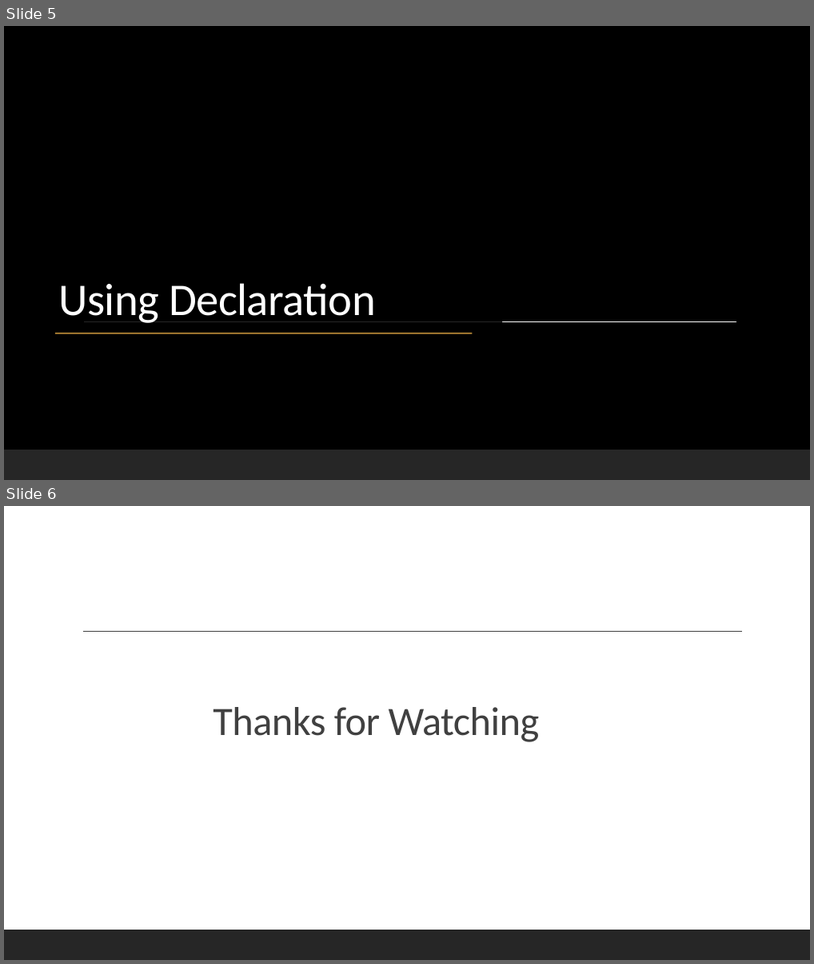
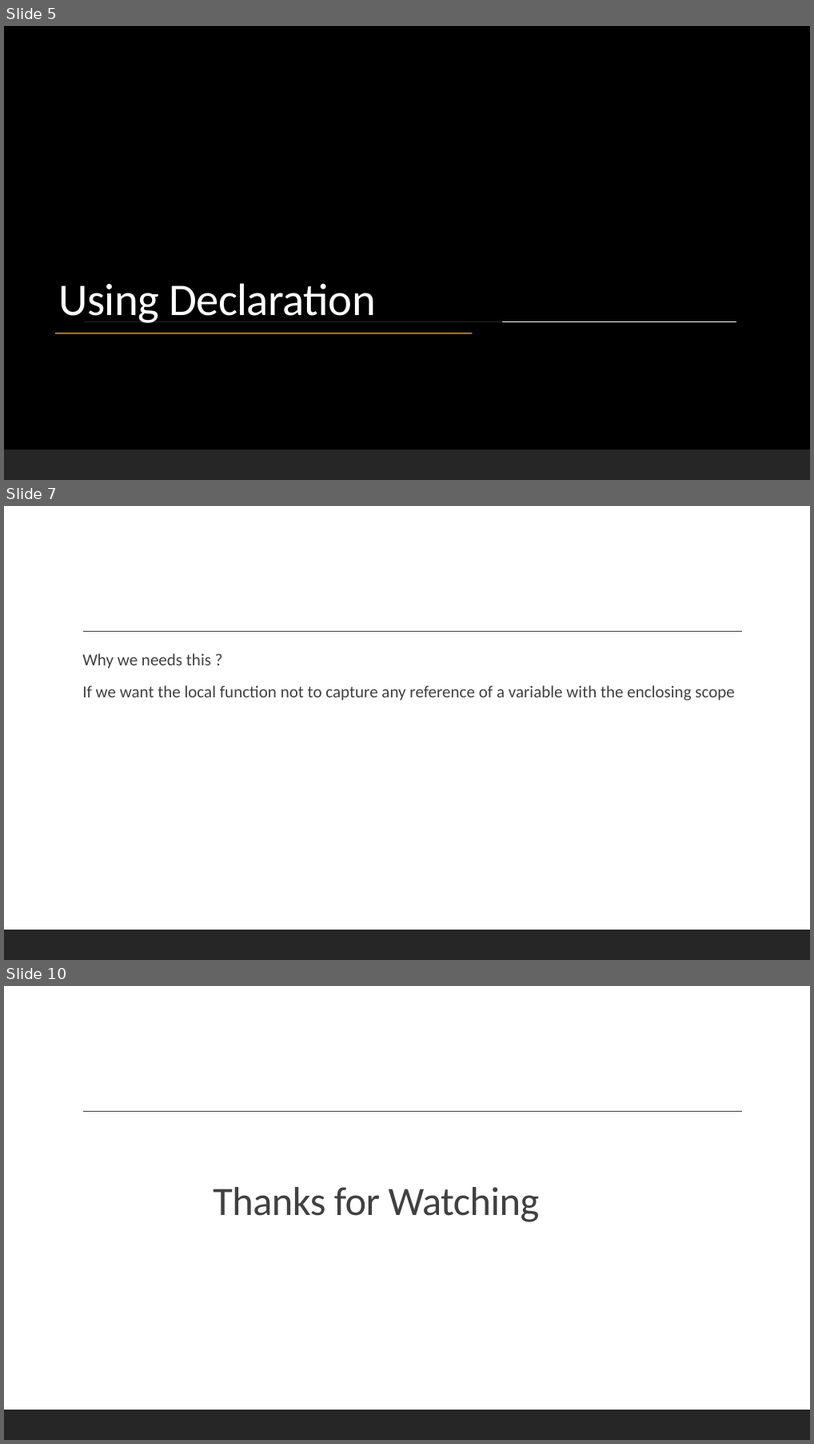
Before and after one commit to picoage/CSharp8Features, a slide deck: C# 8 Features.pptx. Shown one above the other, each under a label of ours: slides 5 and 6 before the commit, slides 5, 7 and 10 after it; the slides between them are not shown. The pictures are 814x964 and 814x1444 pixels, drawn with LibreOffice and Linux fonts; fonts in the diff are those of the drawing; background and template pictures are left out. Boxes give left, top, right and bottom in pixels: in the first picture for what was removed or moved away, otherwise in the second. Text is boxed around its words. In the diff, an @@ line names an element or a change of style, - is before the commit and + after.

```diff
--- a/C# 8 Features.pptx
+++ b/C# 8 Features.pptx
@@ slide 7 added at (4,506,810,960), background #FFFFFF; not listed: 2 template elements that a slide beside it also shows @@
@@ text added at (82,653,735,700), 20 pt, text #404040 @@
+  Why we needs this ?
+  If we want the local function not to capture any reference of a variable with the enclosing scope
@@ what was slide 6 is now slide 10 @@
```
Also in this commit, not shown: 3 other slides added, 3 other files.
